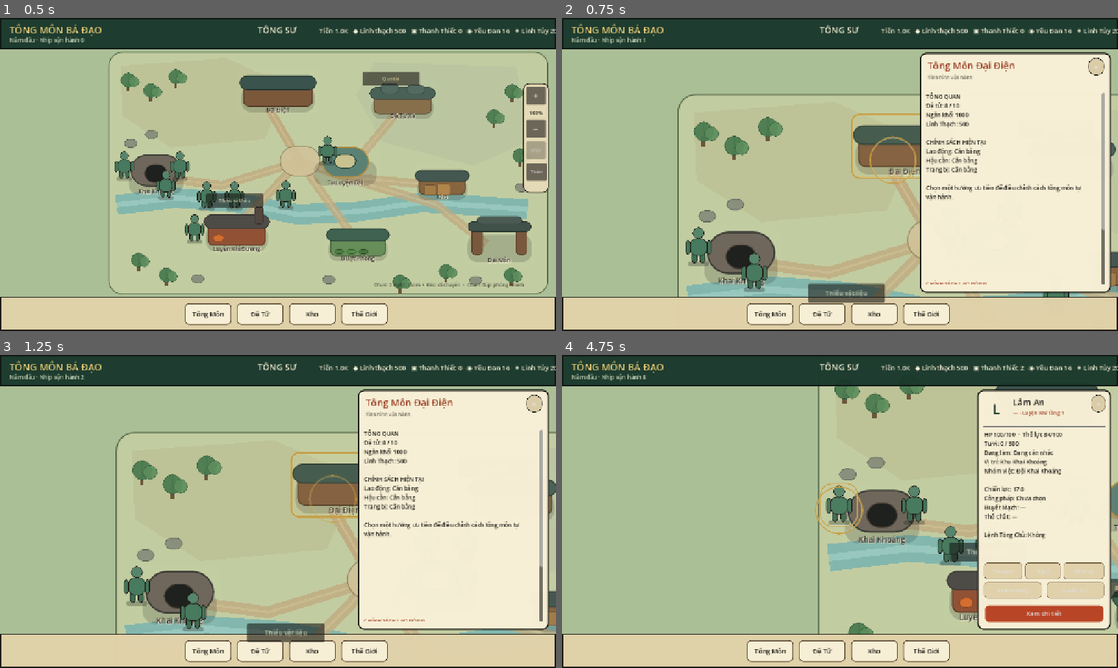
Above: before the commit, frames 1-4 (two rows, left to right).
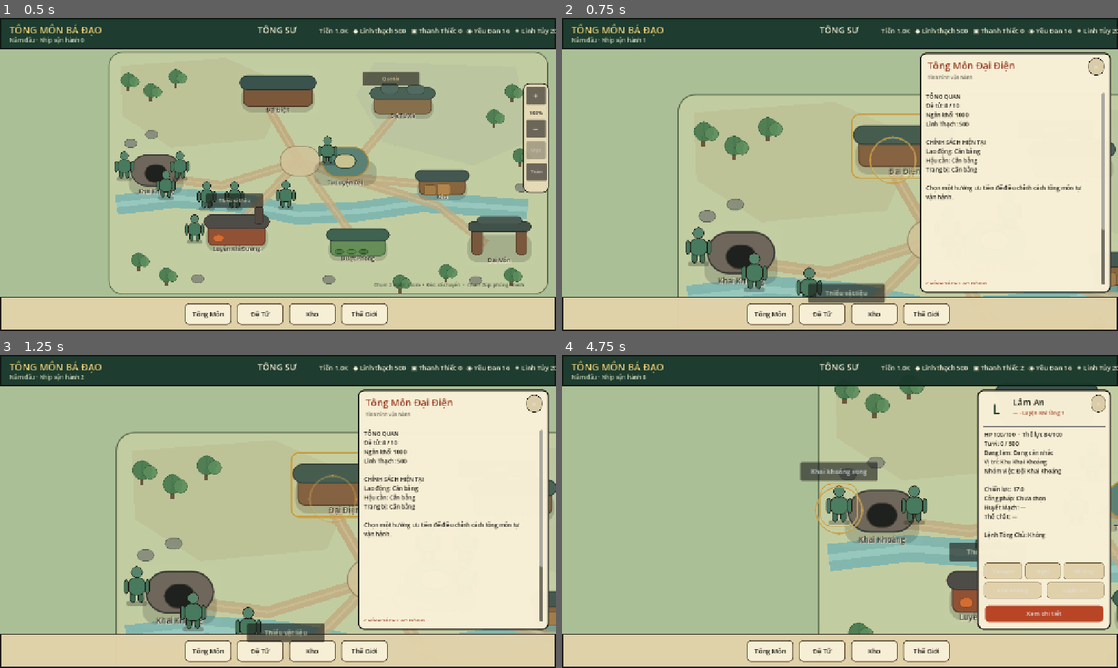
Above: after the commit, the same moments.

Repository: vuanhtuan161094-byte/TongMonBaDao
Game: Godot game, scene res://scenes/p3/p3_2_landscape_sect.tscn
Same seed, same stepped clock (60 frames per second), same inputs: the game is played once before the commit and once after it.
Inputs (mouse positions are in pixels of both pictures, inside the frame that each line leads up to):
- Up to frame 1 (0.5 s): no input
- Up to frame 2 (0.75 s): click (840, 89) at 0.5 s
- Up to frame 3 (1.25 s): no input
- Up to frame 4 (4.75 s): click (1073, 498) at 1.25 s; click (995, 586) at 2 s; click (739, 596) at 2.75 s; click (990, 564) at 3.5 s; click (840, 480) at 4.27 s

Frame 1 is identical in both runs. In frame 2, 0.4% of the frame differs, in the area x 42-92%, y 79-90%; in frame 3, 0.3%; in frame 4, 1.3%, in the area x 42-100%, y 34-87%.

Commit message:
feat(dv2-02): persist opt-in per-map difficulty choices and replay-safe PvE rewards

Diff:
--- a/godot/src/simulation/state/sect_state.gd
+++ b/godot/src/simulation/state/sect_state.gd
@@ -84,6 +84,10 @@
 var guidance_recruitment_enabled: bool = false
 # DV2-01 explicit opt-in: do not modify P0-P3.7C1 births when false.
 var disciple_v2_birth_enabled: bool = false
+# DV2-02E opt-in region hunting difficulty choices, persistent exactly-once claims.
+var v2_pve_enabled: bool = false
+var v2_pve_selected_levels: Dictionary = {}
+var v2_pve_reward_claims: Dictionary = {}
 
 # P2.9 deterministic visible/latent/revealed trait profiles. Fully opt-in.
 var disciple_traits_enabled: bool = false
@@ -165,6 +169,10 @@
         data["guidance_recruitment_enabled"] = guidance_recruitment_enabled
     if disciple_v2_birth_enabled:
         data["disciple_v2_birth_enabled"] = true
+    if v2_pve_enabled or not v2_pve_selected_levels.is_empty() or not v2_pve_reward_claims.is_empty():
+        data["v2_pve_enabled"] = v2_pve_enabled
+        data["v2_pve_selected_levels"] = v2_pve_selected_levels.duplicate(true)
+        data["v2_pve_reward_claims"] = v2_pve_reward_claims.duplicate(true)
     if disciple_traits_enabled or disciple_trait_event_count > 0 or not disciple_trait_profiles.is_empty():
         data["disciple_traits_enabled"] = disciple_traits_enabled
         data["disciple_trait_profiles"] = disciple_trait_profiles.duplicate(true)
@@ -232,6 +240,14 @@
     state.foundation_points_enabled = bool(data.get("foundation_points_enabled", false))
     state.guidance_recruitment_enabled = bool(data.get("guidance_recruitment_enabled", false))
     state.disciple_v2_birth_enabled = bool(data.get("disciple_v2_birth_enabled", false))
+    state.v2_pve_enabled = bool(data.get("v2_pve_enabled", false))
+    var raw_levels = data.get("v2_pve_selected_levels", {})
+    if raw_levels is Dictionary:
+        for region in raw_levels.keys():
+            var level := int(raw_levels[region])
+            if level >= 1 and level <= 5:
+                state.v2_pve_selected_levels[str(region)] = level
+    state.v2_pve_reward_claims = _bool_dictionary(data.get("v2_pve_reward_claims", {}))
     state.disciple_traits_enabled = bool(data.get("disciple_traits_enabled", false))
     state.disciple_trait_profiles = _trait_profile_dictionary(data.get("disciple_trait_profiles", {}))
     state.disciple_trait_event_count = maxi(int(data.get("disciple_trait_event_count", 0)), 0)
